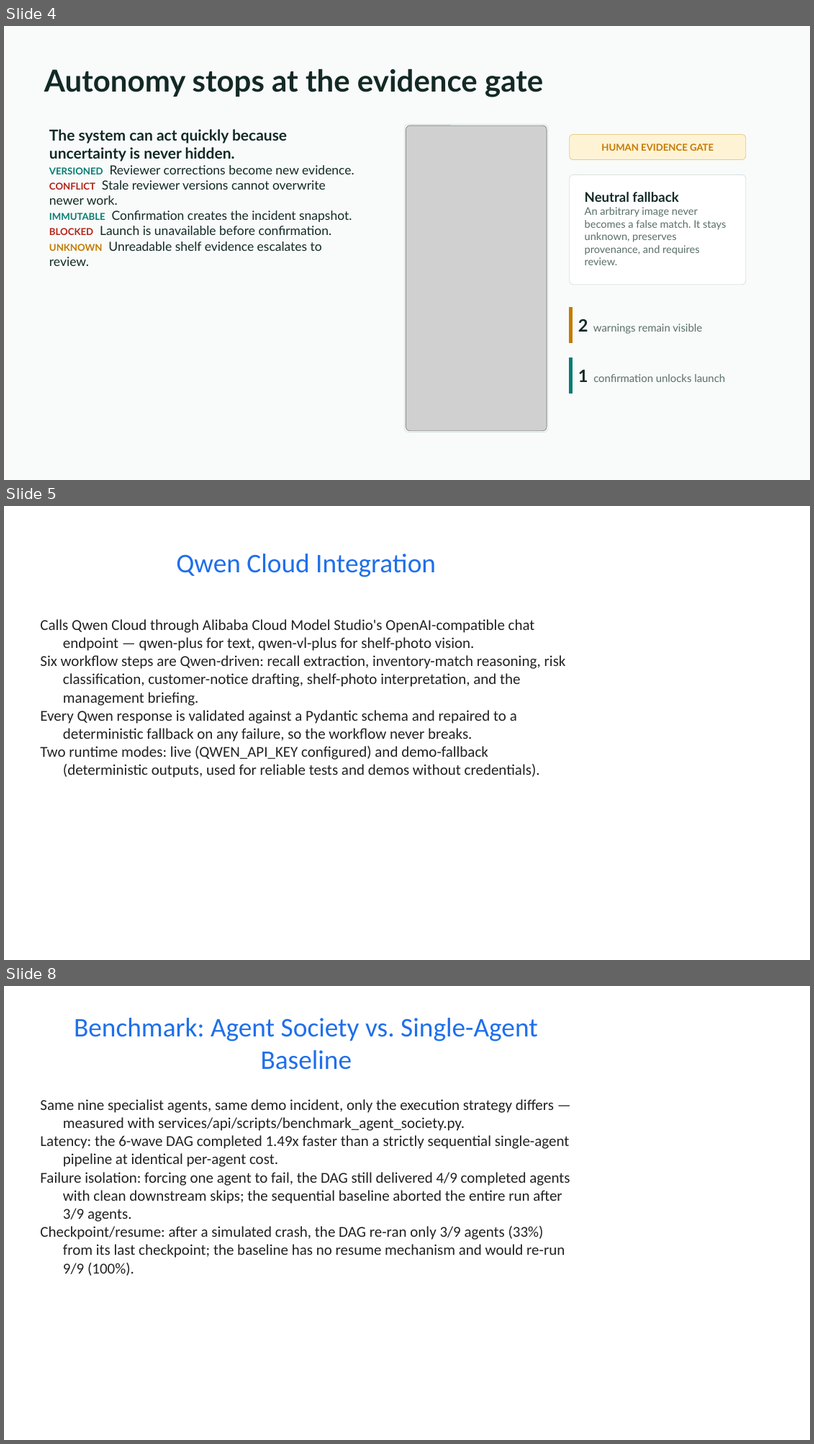
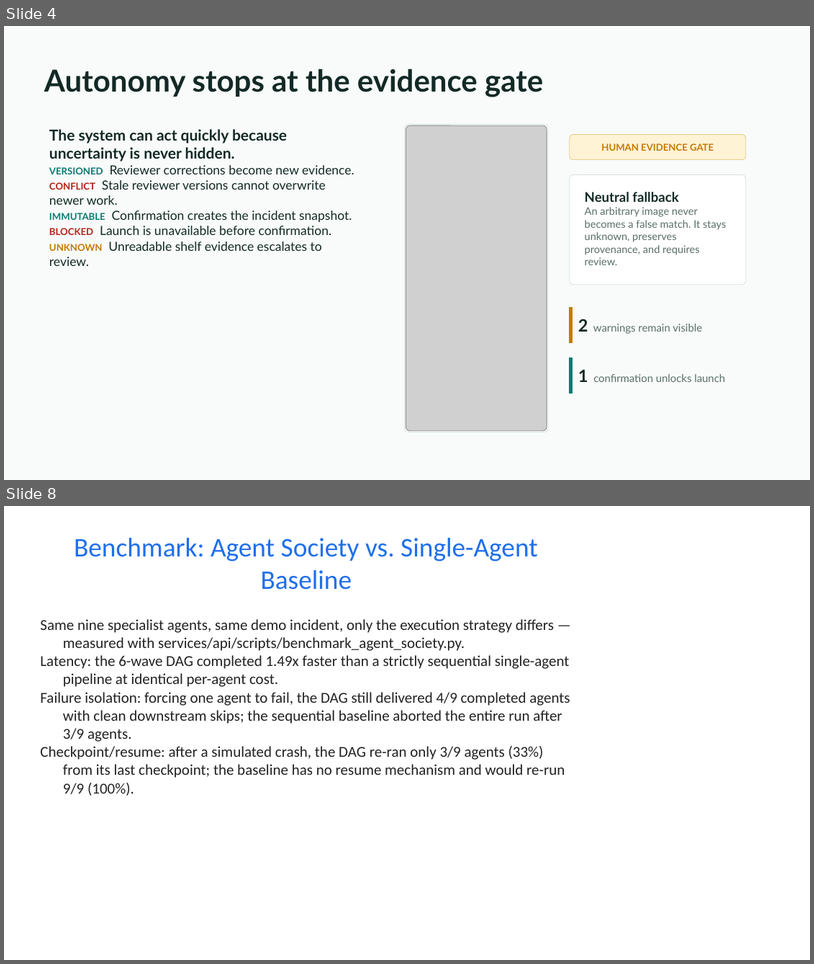
Before and after one commit to ankitranjan-dsai/batchhelm-ai, a slide deck: docs/presentation/batchhelm-ai-hackathon-deck.pptx. Shown one above the other, each under a label of ours: slides 4, 5 and 8 before the commit, slides 4 and 8 after it; the slides between them are not shown. The pictures are 814x1444 and 814x964 pixels, drawn with LibreOffice and Linux fonts; fonts in the diff are those of the drawing; grey boxes stand for pictures. Boxes give left, top, right and bottom in pixels: in the first picture for what was removed or moved away, otherwise in the second. Text is boxed around its words. In the diff, an @@ line names an element or a change of style, - is before the commit and + after.

```diff
--- a/docs/presentation/batchhelm-ai-hackathon-deck.pptx
+++ b/docs/presentation/batchhelm-ai-hackathon-deck.pptx
@@ slide 5 removed at (x1=4, y1=506, x2=810, y2=960), background #FFFFFF @@
@@ title removed at (x1=176, y1=554, x2=436, y2=577) @@
-Qwen Cloud Integration
@@ text removed at (x1=40, y1=619, x2=566, y2=777) @@
-Calls Qwen Cloud through Alibaba Cloud Model Studio's OpenAI-compatible chat endpoint — qwen-plus for text, qwen-vl-plus for shelf-photo vision.
-Six workflow steps are Qwen-driven: recall extraction, inventory-match reasoning, risk classification, customer-notice drafting, shelf-photo interpretation, and the management briefing.
-Every Qwen response is validated against a Pydantic schema and repaired to a deterministic fallback on any failure, so the workflow never breaks.
-Two runtime modes: live (QWEN_API_KEY configured) and demo-fallback (deterministic outputs, used for reliable tests and demos without credentials).
```
Also in this commit, not shown: 3 slides added, 2 other slides removed, 1 other file.
